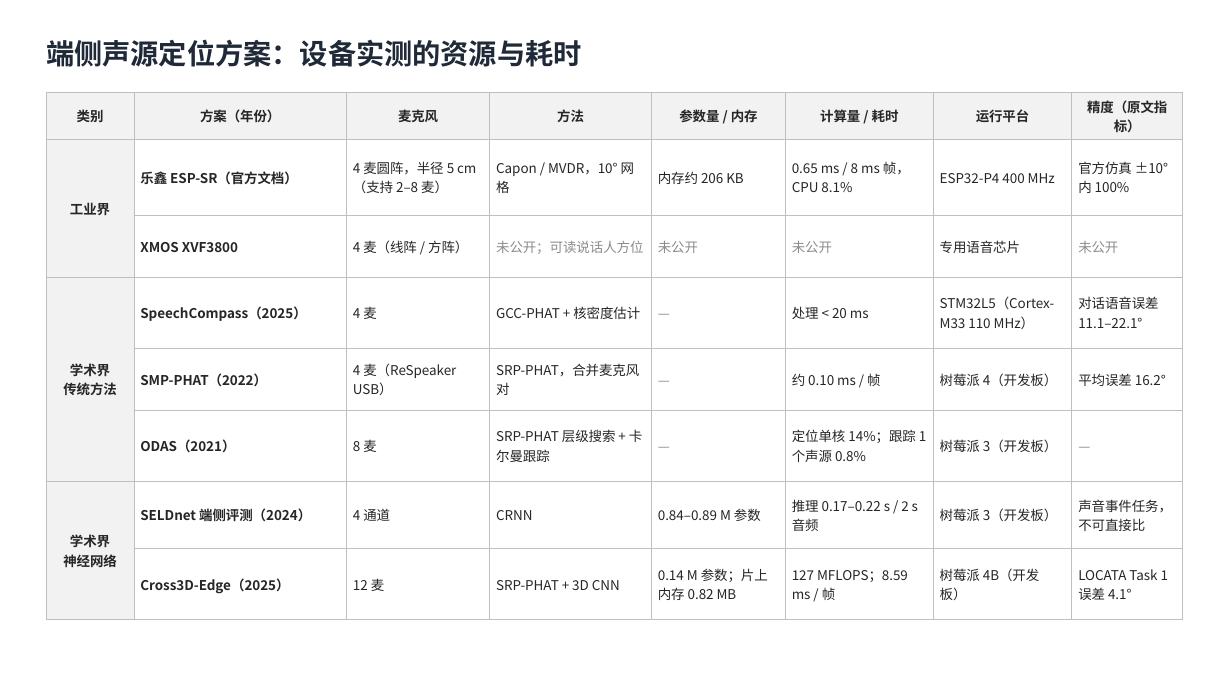
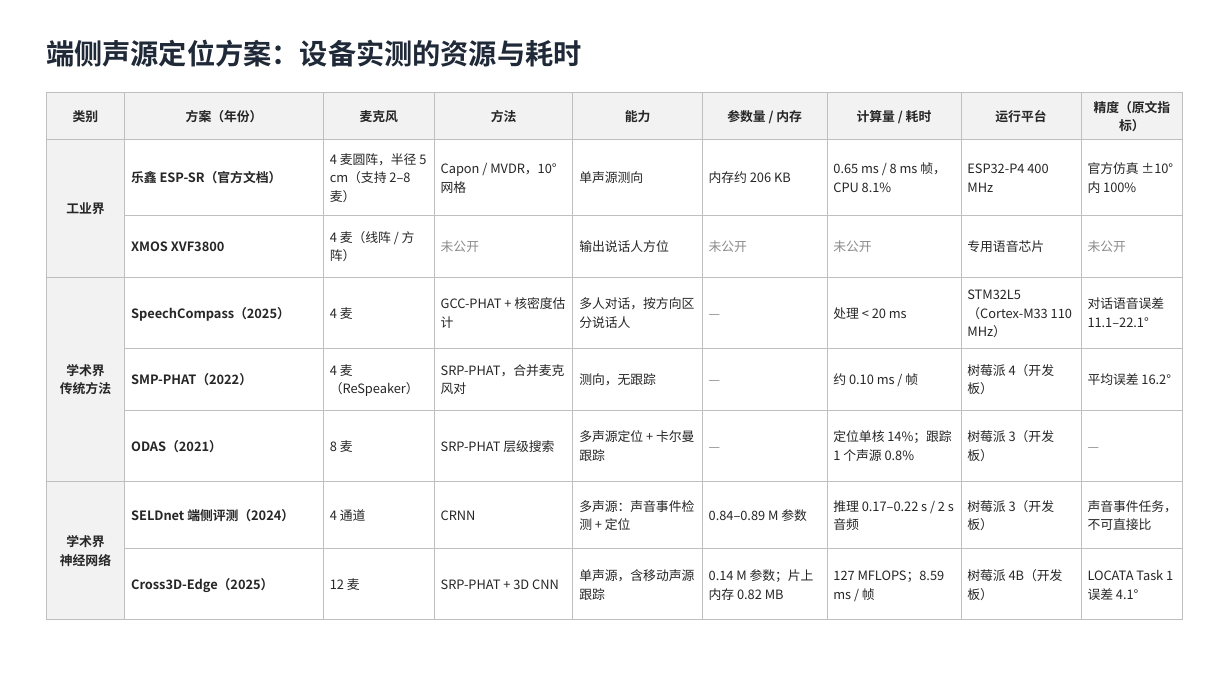
Before and after one commit to ZeroFoxxi/ssl-scene1, a slide deck: slide 2 of 竞品补充页_精简版.pptx. Drawn at 1232x693 pixels with LibreOffice and Linux fonts; fonts in the diff are those of the drawing. Boxes give left, top, right and bottom in pixels: in the first picture for what was removed or moved away, otherwise in the second. Text is boxed around its words. In the diff, an @@ line names an element or a change of style, - is before the commit and + after.

```diff
--- a/竞品补充页_精简版.pptx
+++ b/竞品补充页_精简版.pptx
@@ table at box(46, 92, 1183, 604) @@
-column 3: 麦克风 | 4 麦圆阵，半径 5 cm（支持 2–8 麦） | 4 麦（线阵 / 方阵） | 4 麦 | 4 麦（ReSpeaker USB） | 8 麦 | 4 通道 | 12 麦
-column 4: 方法 | Capon / MVDR，10° 网格 | 未公开；可读说话人方位 | GCC-PHAT + 核密度估计 | SRP-PHAT，合并麦克风对 | SRP-PHAT 层级搜索 + 卡尔曼跟踪 | CRNN | SRP-PHAT + 3D CNN
+column 3: 麦克风 | 4 麦圆阵，半径 5 cm（支持 2–8 麦） | 4 麦（线阵 / 方阵） | 4 麦 | 4 麦（ReSpeaker） | 8 麦 | 4 通道 | 12 麦
+column 4: 方法 | Capon / MVDR，10° 网格 | 未公开 | GCC-PHAT + 核密度估计 | SRP-PHAT，合并麦克风对 | SRP-PHAT 层级搜索 | CRNN | SRP-PHAT + 3D CNN
+column 5: 能力 | 单声源测向 | 输出说话人方位 | 多人对话，按方向区分说话人 | 测向，无跟踪 | 多声源定位 + 卡尔曼跟踪 | 多声源：声音事件检测 + 定位 | 单声源，含移动声源跟踪
```
Also in this commit, not shown: 2 other slides changed, 2 other files.
